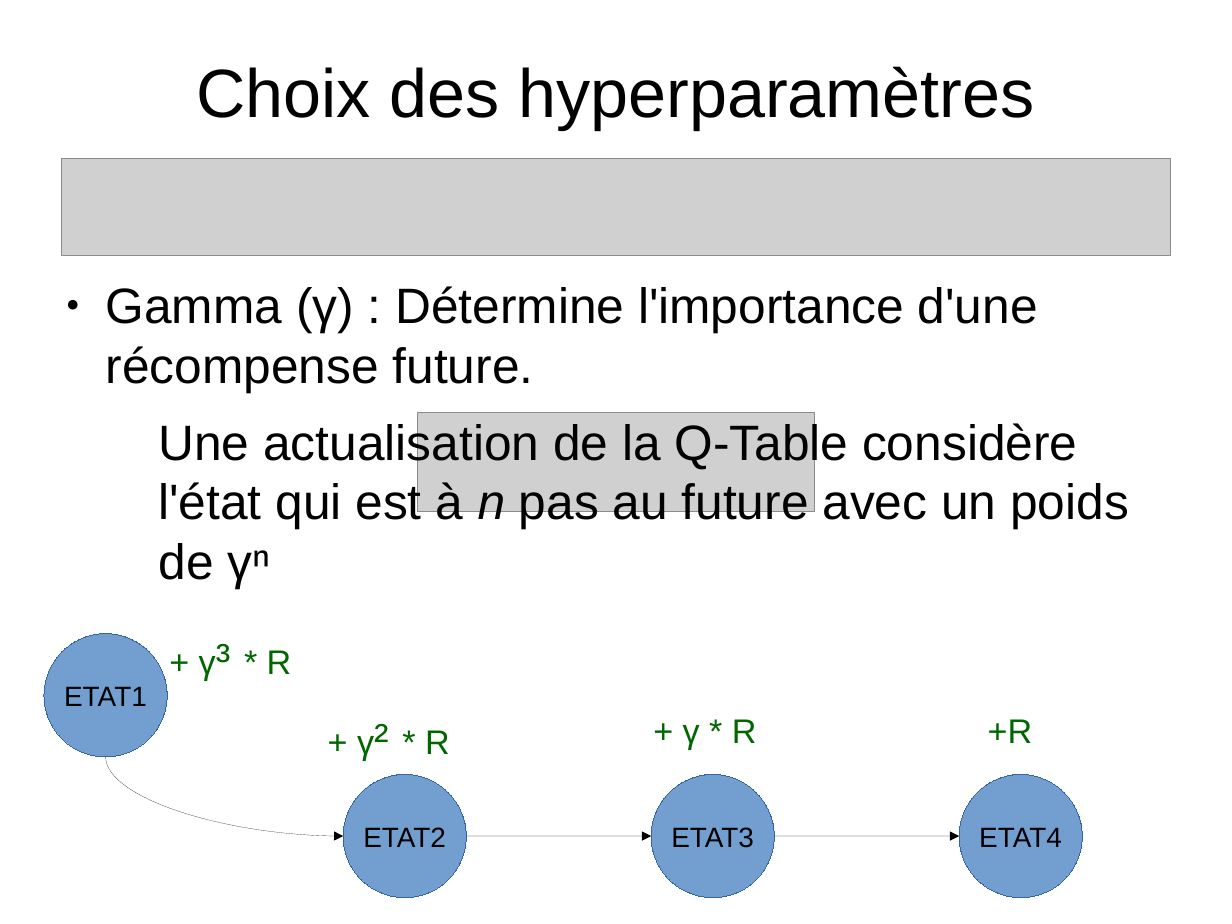
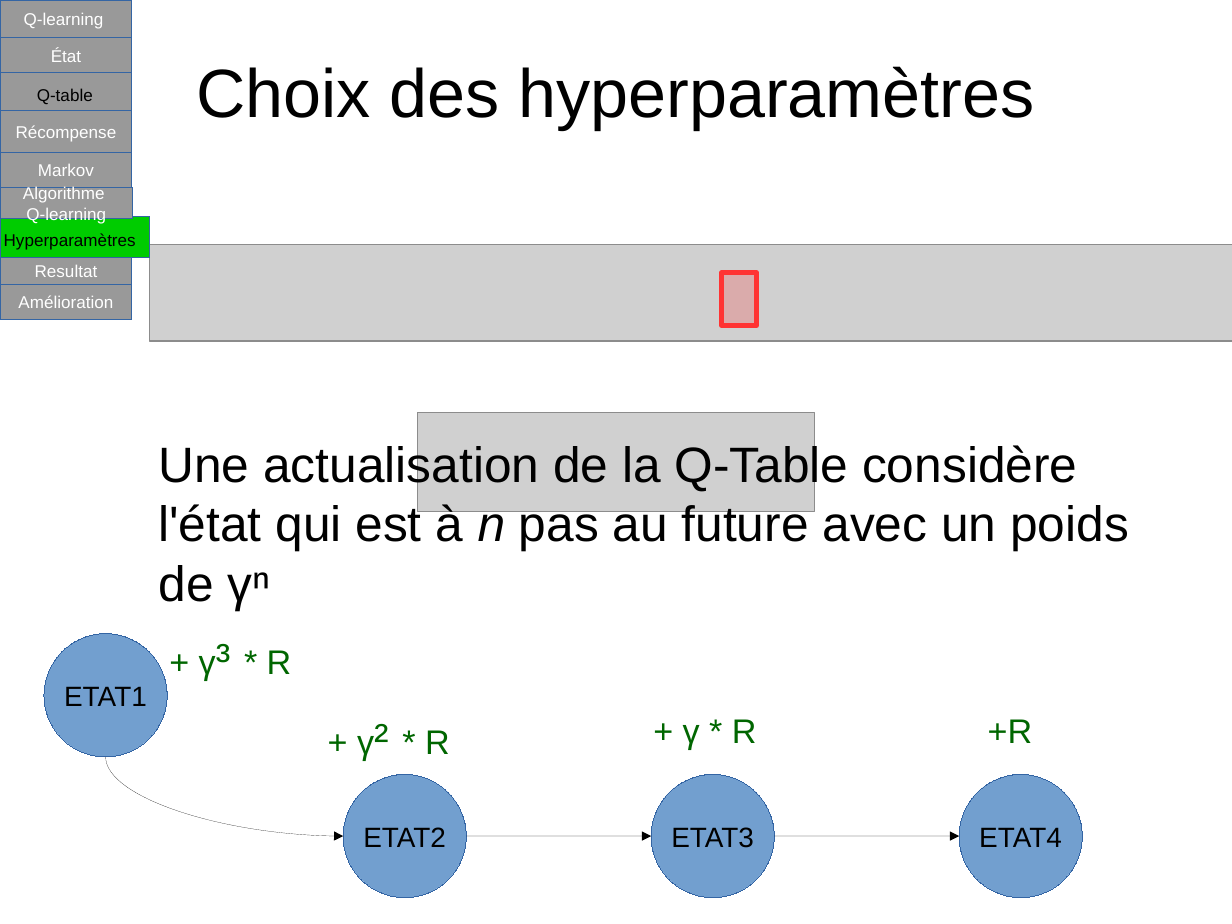
Before and after one commit to pfpimenta/projet_majeure, a slide deck: slide 16 of Presentation.odp. Drawn at 1232x924 pixels with LibreOffice and Linux fonts; fonts in the diff are those of the drawing; grey boxes stand for pictures; background and template pictures are left out. Boxes give left, top, right and bottom in pixels: in the first picture for what was removed or moved away, otherwise in the second. Text is boxed around its words. In the diff, an @@ line names an element or a change of style, - is before the commit and + after.

```diff
--- a/Presentation.odp
+++ b/Presentation.odp
@@ rectangle added at box(0, 0, 132, 38), fill #999999, outline #3465A4 0 pt, 11 pt, text #FFFFFF @@
+Q-learning
@@ rectangle added at box(0, 38, 132, 73), fill #999999, outline #3465A4 0 pt, 11 pt, text #FFFFFF @@
+État
@@ rectangle added at box(0, 73, 132, 111), fill #999999, outline #3465A4 0 pt @@
@@ text added at box(37, 88, 93, 104), 11 pt, text #000000 @@
+Q-table
@@ rectangle added at box(0, 111, 132, 152), fill #999999, outline #3465A4 0 pt, 11 pt, text #FFFFFF @@
+Récompense
@@ rectangle added at box(0, 152, 132, 187), fill #999999, outline #3465A4 0 pt, 11 pt, text #FFFFFF @@
+Markov
@@ rectangle added at box(0, 188, 132, 219), fill #999999, outline #3465A4 0 pt, 11 pt, text #FFFFFF @@
+Algorithme
+Q-learning
@@ rectangle added at box(0, 216, 150, 257), fill #00CC00, outline #3465A4 0 pt @@
@@ text added at box(4, 233, 136, 250), 11 pt, text #000000 @@
+Hyperparamètres
@@ rectangle added at box(0, 258, 132, 285), fill #999999, outline #3465A4 0 pt, 11 pt, text #FFFFFF @@
+Resultat
@@ picture: place and size @@
-picture at box(61, 159, 1171, 256)
+picture at box(150, 245, 1232, 342)
@@ rectangle added at box(0, 284, 132, 319), fill #999999, outline #3465A4 0 pt, 11 pt, text #FFFFFF @@
+Amélioration
@@ text at box(106, 286, 1038, 392): paragraph removed @@
-● Gamma (γ) : Détermine l'importance d'une récompense future.
@@ rectangle added at box(722, 273, 757, 325), fill #FF3333 at 23% opacity, outline #FF3333 3 pt @@
```
Also in this commit, not shown: 15 other slides changed, 1 slide added, 1 slide removed.
